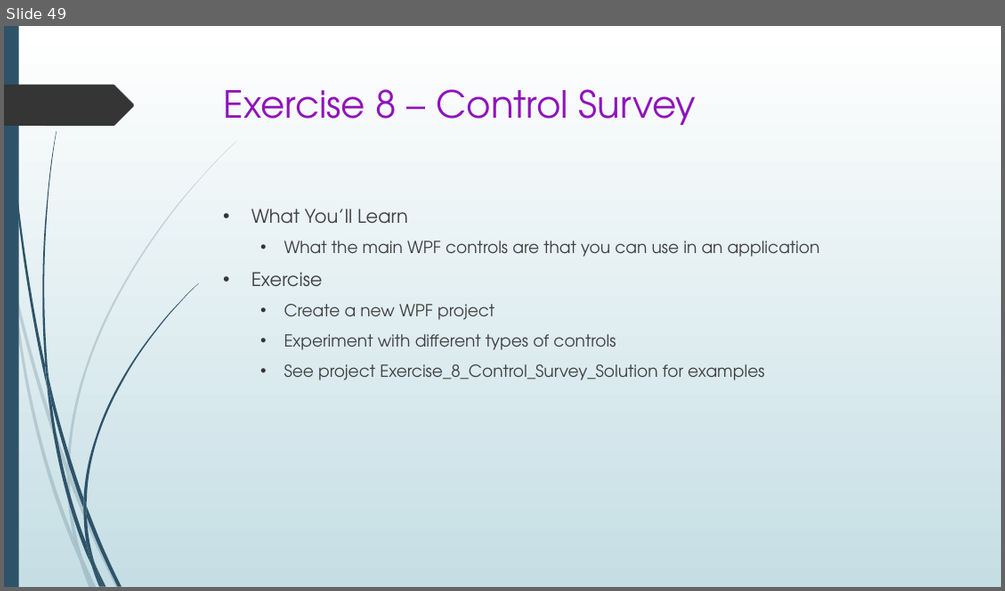
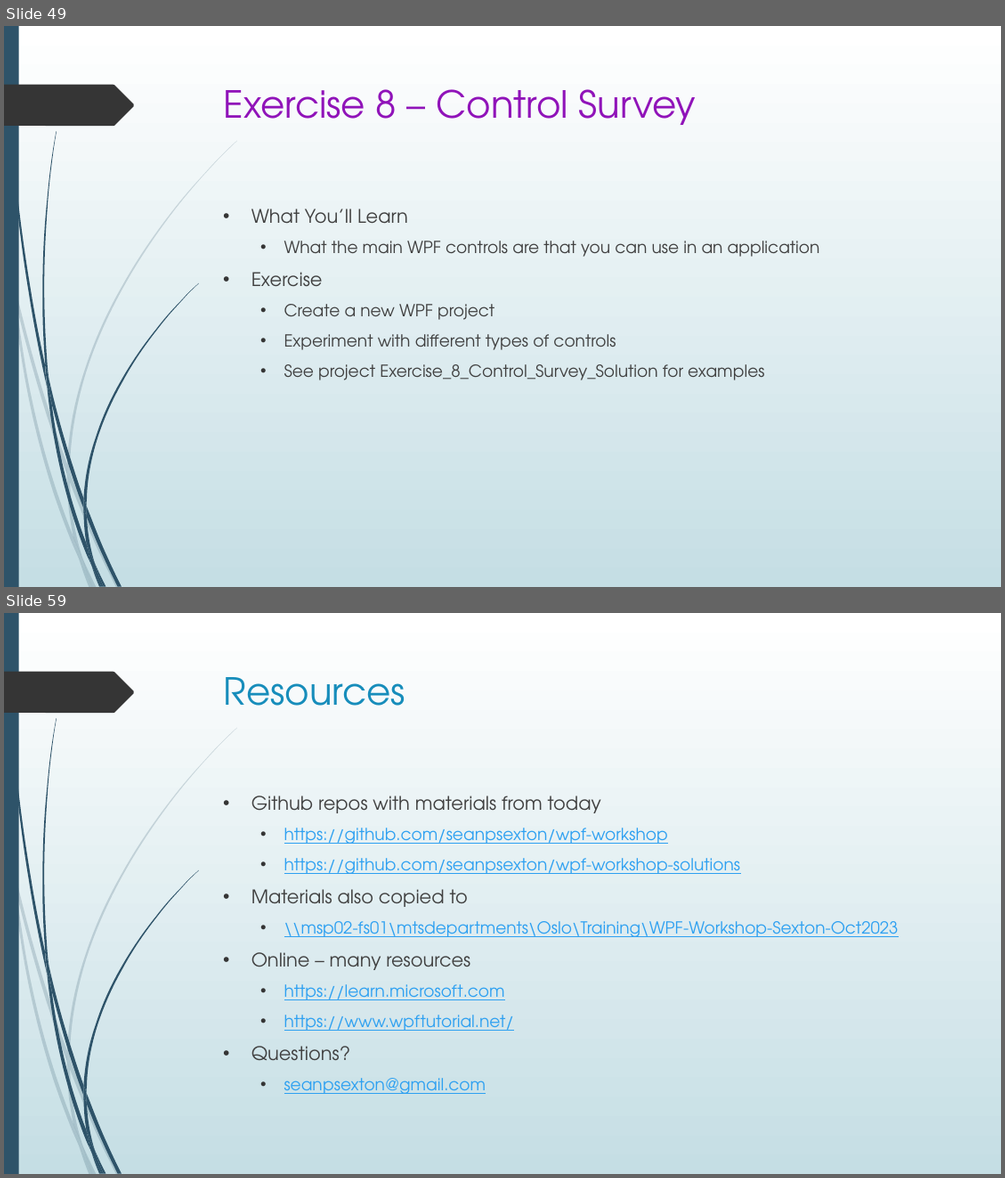
Before and after one commit to seanpsexton/wpf-workshop-solutions, a slide deck: WPF-Workshop-Sexton-Oct2023.pptx. Shown one above the other, each under a label of ours: slide 49 before the commit, slides 49 and 59 after it; the slides between them are not shown. The pictures are 1005x591 and 1005x1178 pixels, drawn with LibreOffice and Linux fonts; fonts in the diff are those of the drawing. Boxes give left, top, right and bottom in pixels: in the first picture for what was removed or moved away, otherwise in the second. Text is boxed around its words. In the diff, an @@ line names an element or a change of style, - is before the commit and + after.

```diff
--- a/WPF-Workshop-Sexton-Oct2023.pptx
+++ b/WPF-Workshop-Sexton-Oct2023.pptx
@@ slide 59 added at (4, 613, 1001, 1174), background gradient #FFFFFF to #C5DEE5; not listed: 24 template elements that a slide beside it also shows @@
@@ title added at (224, 677, 405, 706), 36 pt, text #178DBB @@
+Resources
@@ text added at (251, 795, 898, 1094), 16 pt, text #2DA0F1, underline @@
+• Github repos with materials from today
+  • https://github.com/seanpsexton/wpf-workshop
+  • https://github.com/seanpsexton/wpf-workshop-solutions
+• Materials also copied to
+  • \\msp02-fs01\mtsdepartments\Oslo\Training\WPF-Workshop-Sexton-Oct2023
+• Online – many resources
+  • https://learn.microsoft.com
+  • https://www.wpftutorial.net/
+• Questions?
+  • seanpsexton@gmail.com
```
Also in this commit, not shown: 9 other slides added.
